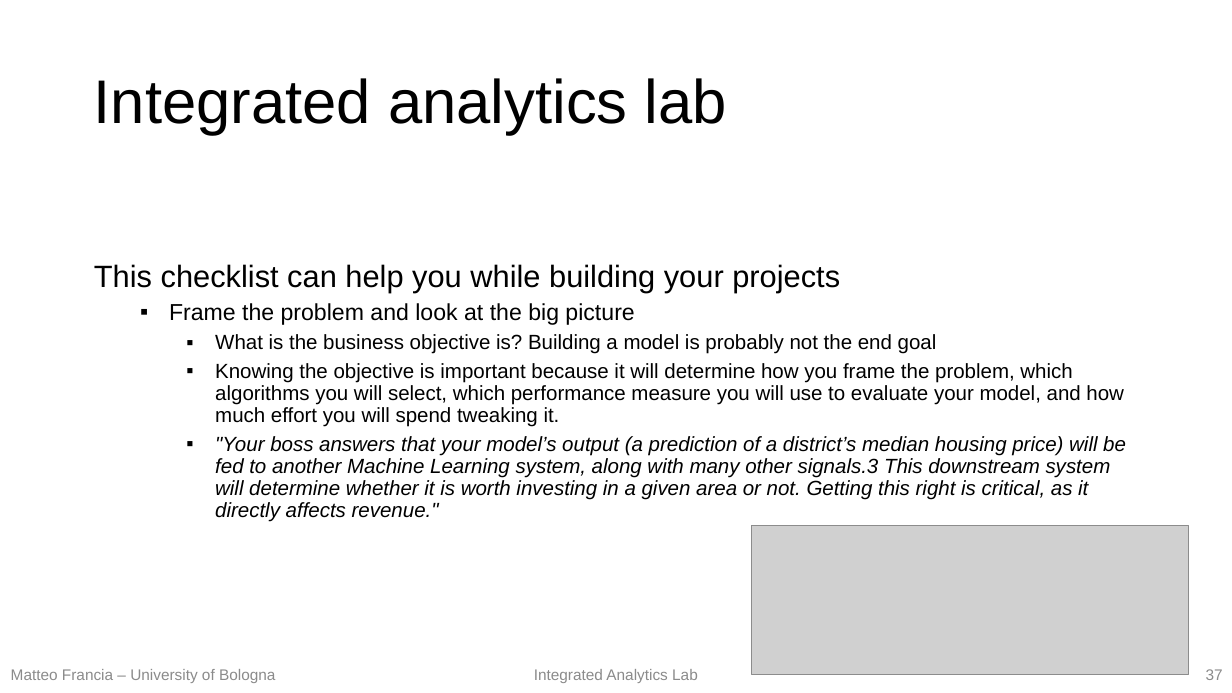
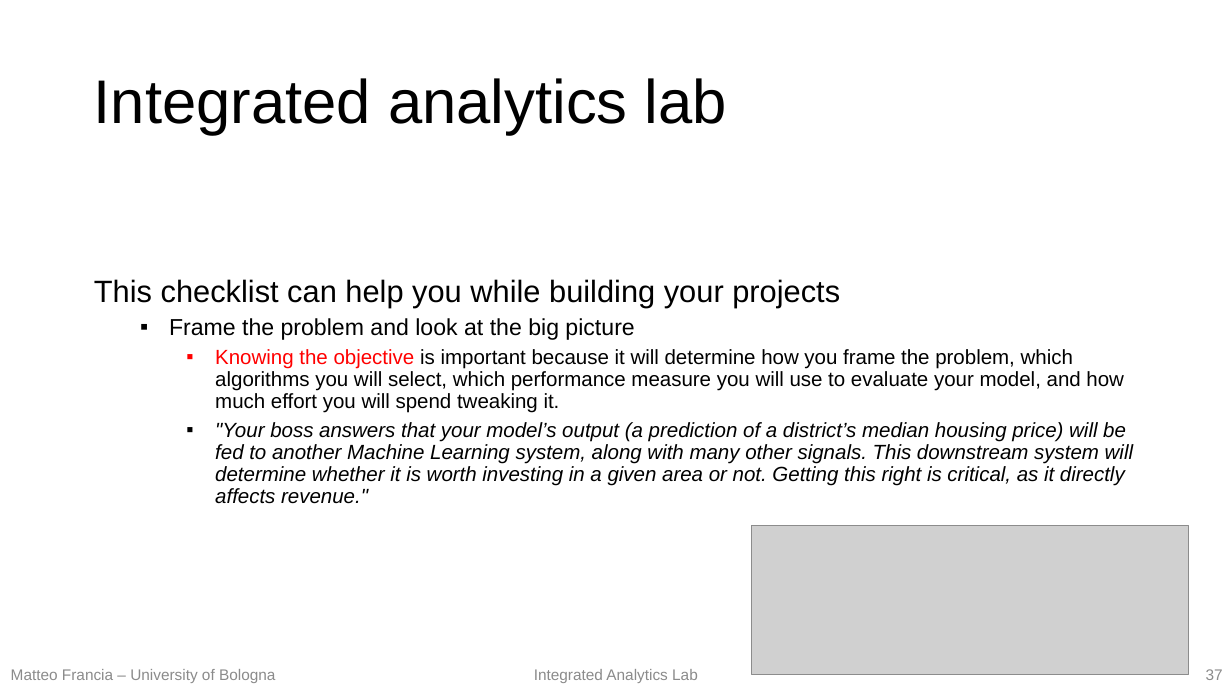
Before and after one commit to w4bo/teaching-handsondatapipelines, a slide deck: slide 37 of 01-DataPreprocessing/01-slides.pptx. Drawn at 1232x693 pixels with LibreOffice and Linux fonts; fonts in the diff are those of the drawing; grey boxes stand for pictures. Boxes give left, top, right and bottom in pixels: in the first picture for what was removed or moved away, otherwise in the second. Text is boxed around its words. In the diff, an @@ line names an element or a change of style, - is before the commit and + after.

```diff
--- a/01-DataPreprocessing/01-slides.pptx
+++ b/01-DataPreprocessing/01-slides.pptx
@@ text at (x1=215, y1=334, x2=937, y2=354): paragraph removed @@
-    ▪ What is the business objective is? Building a model is probably not the end goal
@@ text at (x1=215, y1=349, x2=1124, y2=413): text colour #000000 to #FF0000 in "Knowing the objective" @@
@@ text at (x1=215, y1=422, x2=1133, y2=504): text changed @@
-    ▪ "Your boss answers that your model’s output (a prediction of a district’s median housing price) will be fed to another Machine Learning system, along with many other signals.3 This downstream system will determine whether it is worth investing in a given area or not. Getting this right is critical, as it directly affects revenue."
+    ▪ "Your boss answers that your model’s output (a prediction of a district’s median housing price) will be fed to another Machine Learning system, along with many other signals. This downstream system will determine whether it is worth investing in a given area or not. Getting this right is critical, as it directly affects revenue."
```
Also in this commit, not shown: 13 other slides changed.
